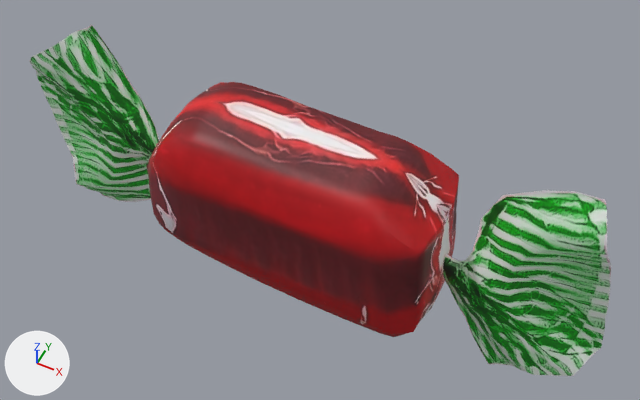
The FBX model Assets/Models/Candy/Candy.fbx as it was, and as the next commit left it.
The view is the same before and after, from a 50 mm lens placed at (0.00974, -0.0169, 0.02192), pointed at (0.00104, 0.0005, 0.00017). The lights are fixed; the arrows at lower left show +X, +Y and +Z. Where no turn or scale is listed for an object, it has been applied to the vertices.

Names of what the first picture shows: 'Arm', 'Arm1', 'Body'.
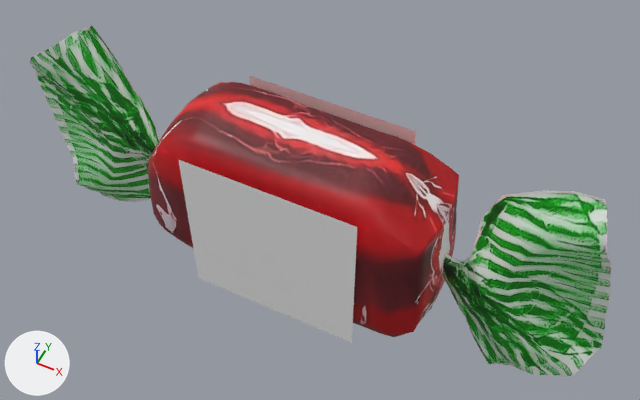
Where the change shows, as pixel boxes [x1, y1, x2, y2] in the pictures (640 x 400 px):
'Label', added
    after: [179, 160, 357, 343]
'Label1', added
    after: [250, 76, 416, 145]

Diff of the bpy script that builds the scene:
```diff
--- a/Assets/Models/Candy/Candy.fbx.py
+++ b/Assets/Models/Candy/Candy.fbx.py
@@ mat_labelmat @@
+mat_labelmat = principled_material('LabelMat')
+mat_labelmat.base_color = (1.0, 1.0, 1.0)  # white #ffffff
@@ me_mesh_1 @@
+me_mesh_1.from_pydata([(-0.5, 0.0, 0.5), (0.5, 0.0, 0.5), (-0.5, 0.0, -0.5), (0.5, 0.0, -0.5)], [], [(0, 1, 3, 2)])
+me_mesh_1.materials.append(mat_labelmat)  # white #ffffff
@@ me_mesh_001_1 @@
+me_mesh_001_1.from_pydata([(-0.00295, 0.0, -0.00295), (0.00295, 0.0, -0.00295), (-0.00295, 0.0, 0.00295), (0.00295, 0.0, 0.00295)], [], [(0, 1, 3, 2)])
+me_mesh_001_1.materials.append(mat_labelmat)  # white #ffffff
@@ ob_label1 @@
+ob_label1 = bpy.data.objects.new('Label1', me_mesh_1)
+ob_label1.parent = ob_labels
+ob_label1.location = (0.059, 0.0, -0.213)
+ob_label1.rotation_euler = (1.571, 0.0, -3.142)  # degrees (90, 0, -180)
+ob_label1.scale = (-0.589, -0.868, -0.589)
@@ ob_labels @@
+ob_labels = bpy.data.objects.new('Labels', None)
+ob_labels.parent = ob_candy
+ob_labels.location = (-0.0423, 0.0, -0.000305)
@@ ob_label @@
+ob_label = bpy.data.objects.new('Label', me_mesh_001_1)
+ob_label.location = (0.00059, -0.00216, 0.0)
```
